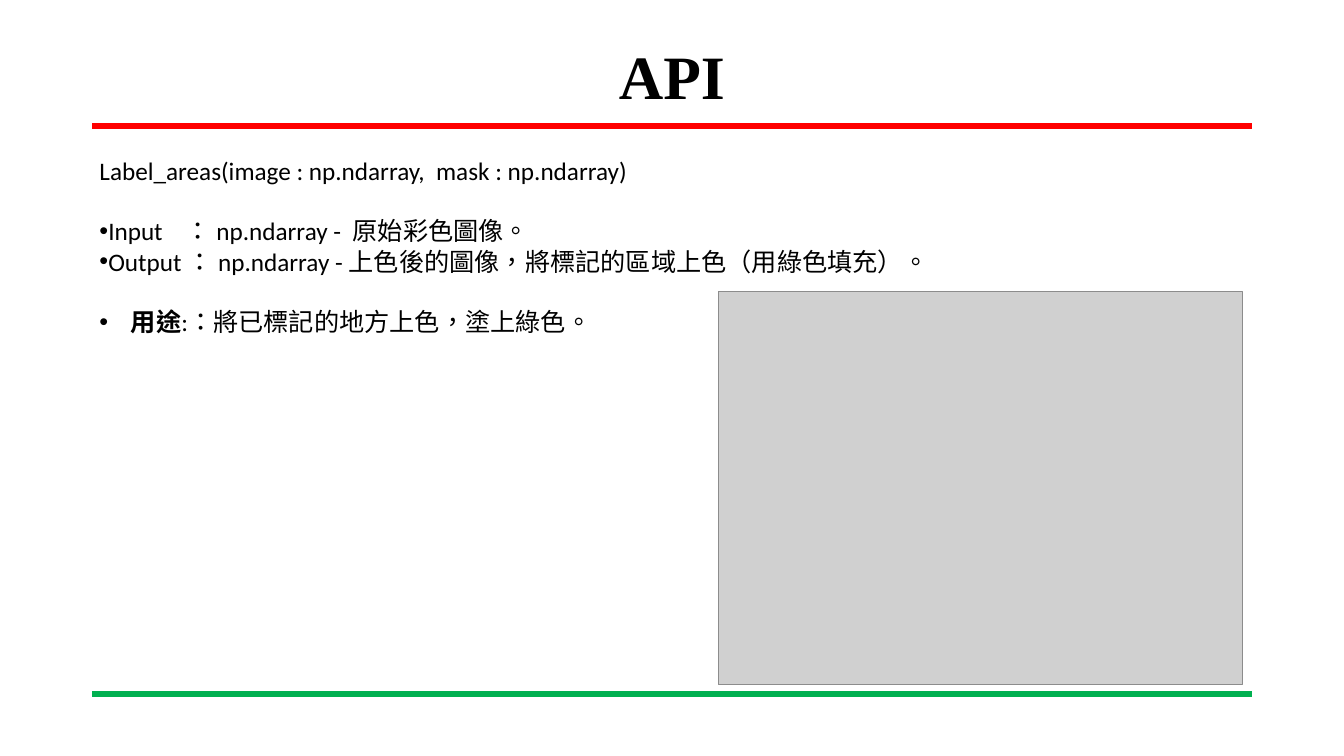
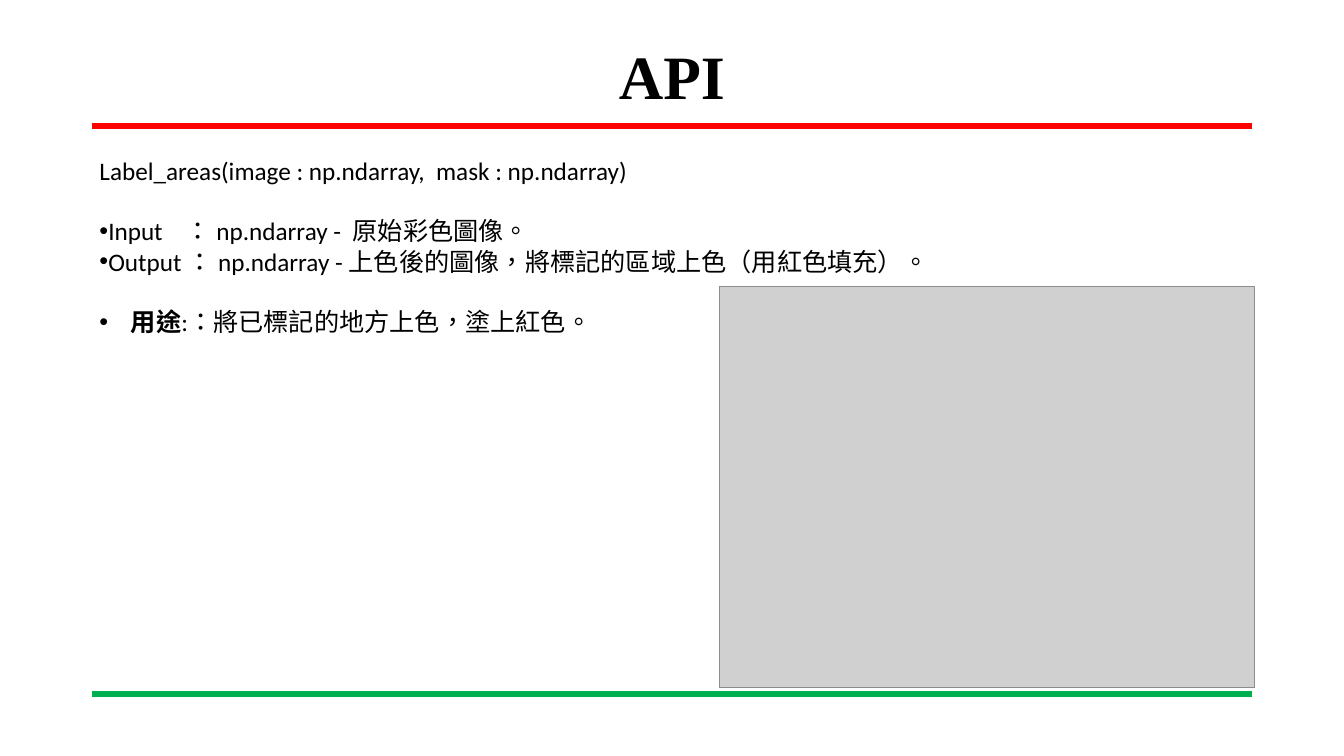
Before and after one commit to CCH147/113embedded-image, a slide deck: slide 9 of HW3/嵌入式影像處理HW3_1114.pptx. Drawn at 1344x756 pixels with LibreOffice and Linux fonts; fonts in the diff are those of the drawing; grey boxes stand for pictures; background and template pictures are left out. Boxes give left, top, right and bottom in pixels: in the first picture for what was removed or moved away, otherwise in the second. Text is boxed around its words. In the diff, an @@ line names an element or a change of style, - is before the commit and + after.

```diff
--- a/HW3/嵌入式影像處理HW3_1114.pptx
+++ b/HW3/嵌入式影像處理HW3_1114.pptx
@@ text at [108,249,929,333]: text changed @@
-• Output ： np.ndarray - 上色後的圖像，將標記的區域上色（用綠色填充）。
-• 用途:：將已標記的地方上色，塗上綠色。
+• Output ： np.ndarray - 上色後的圖像，將標記的區域上色（用紅色填充）。
+• 用途:：將已標記的地方上色，塗上紅色。
@@ picture: place and size @@
-picture at [718,291,1242,685]
+picture at [720,287,1254,689]
```
Also in this commit, not shown: 1 other slide changed, 6 other files.
